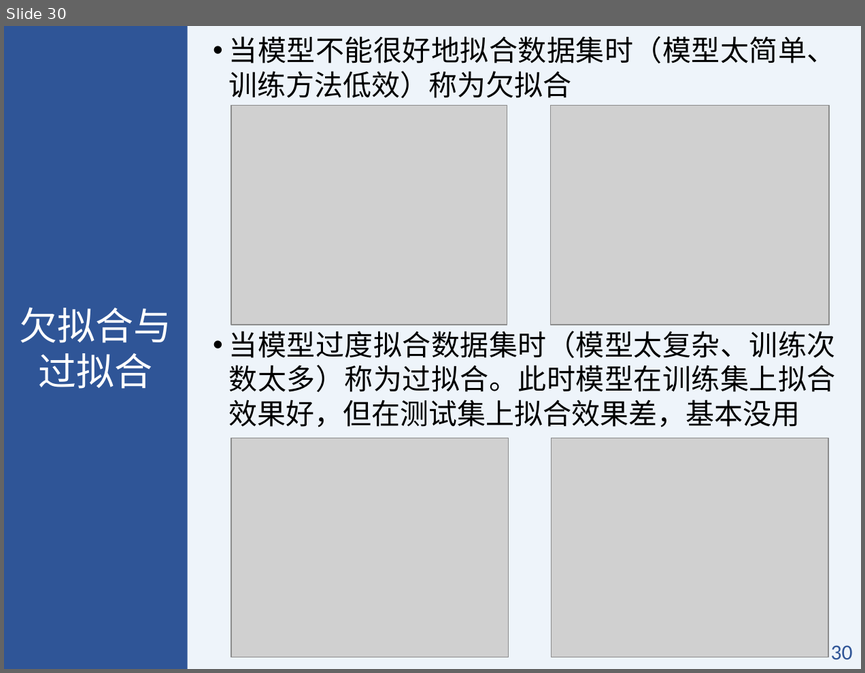
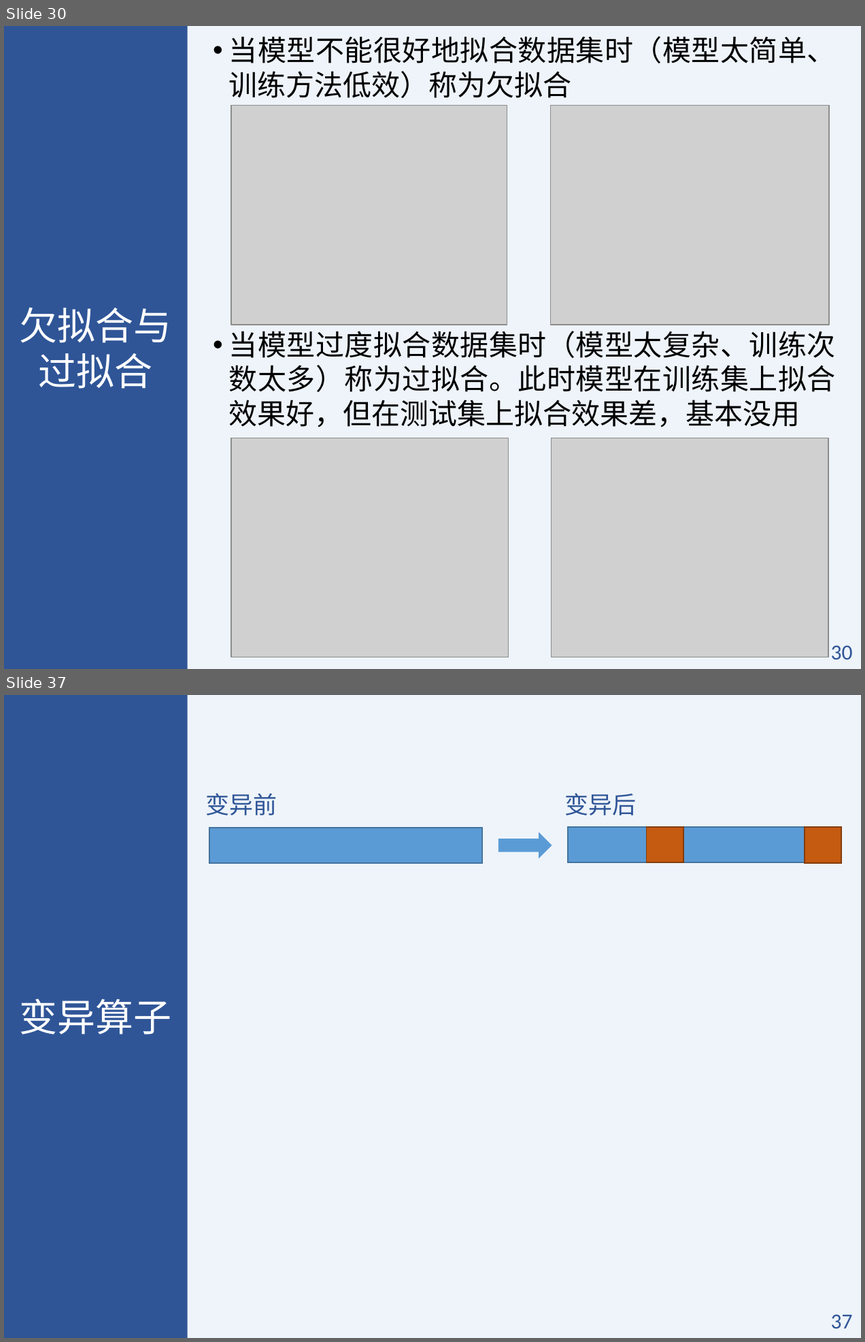
Before and after one commit to BIMK/MATLAB, a slide deck: slides/第8讲.pptx. Shown one above the other, each under a label of ours: slide 30 before the commit, slides 30 and 37 after it; the slides between them are not shown. The pictures are 865x673 and 865x1342 pixels, drawn with LibreOffice and Linux fonts; fonts in the diff are those of the drawing; grey boxes stand for pictures. Boxes give left, top, right and bottom in pixels: in the first picture for what was removed or moved away, otherwise in the second. Text is boxed around its words. In the diff, an @@ line names an element or a change of style, - is before the commit and + after.

```diff
--- a/slides/第8讲.pptx
+++ b/slides/第8讲.pptx
@@ slide 37 added at [4, 695, 861, 1338], background #DEEBF7 at 50% opacity; not listed: 2 template elements that a slide beside it also shows @@
@@ text added at [206, 793, 277, 815], 20 pt, text #2F5597 @@
+变异前
@@ text added at [564, 793, 636, 815], 20 pt, text #2F5597 @@
+变异后
@@ rectangle added at [209, 828, 482, 864], fill #5B9BD5, outline #43739E 1 pt @@
@@ right arrow added at [498, 832, 551, 859], fill #5B9BD5 @@
@@ rectangle added at [568, 827, 841, 863], fill #5B9BD5, outline #43739E 1 pt @@
@@ rectangle added at [647, 827, 683, 863], fill #C55A11, outline #843C0B 1 pt @@
@@ rectangle added at [804, 827, 841, 863], fill #C55A11, outline #843C0B 1 pt @@
@@ text added at [20, 998, 172, 1034], 32 pt, text #FFFFFF @@
+变异算子
```
Also in this commit, not shown: 1 slide changed, 6 other slides added, 7 other files.
